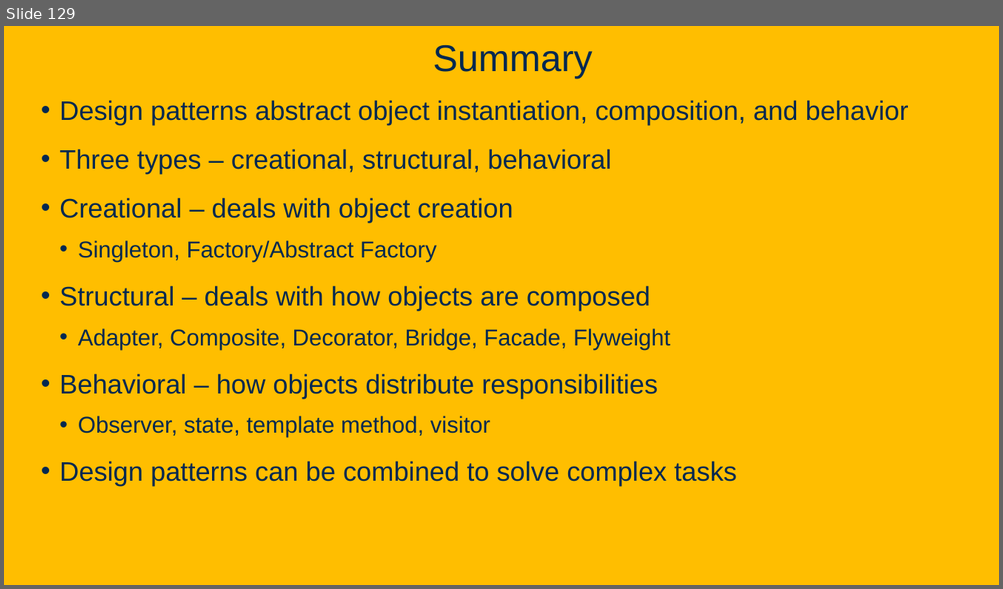
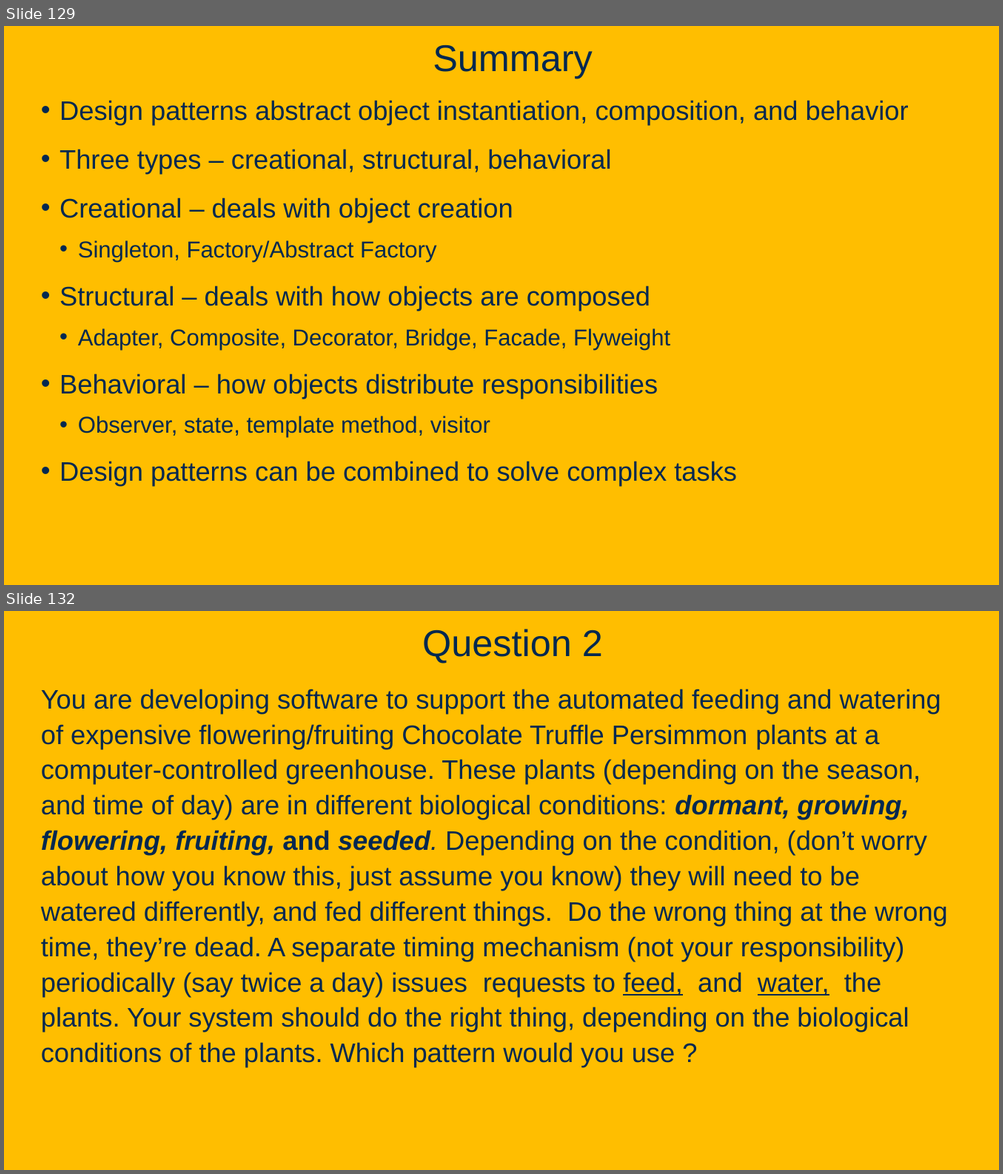
Before and after one commit to davsec-teaching/ecs160-f25, a slide deck: slides/8_design_patterns.pptx. Shown one above the other, each under a label of ours: slide 129 before the commit, slides 129 and 132 after it; the slides between them are not shown. The pictures are 1003x589 and 1003x1174 pixels, drawn with LibreOffice and Linux fonts; fonts in the diff are those of the drawing; background and template pictures are left out. Boxes give left, top, right and bottom in pixels: in the first picture for what was removed or moved away, otherwise in the second. Text is boxed around its words. In the diff, an @@ line names an element or a change of style, - is before the commit and + after.

Commit message:
updates to security and design pattern slides

```diff
--- a/slides/8_design_patterns.pptx
+++ b/slides/8_design_patterns.pptx
@@ slide 132 added at (x1=4, y1=611, x2=999, y2=1170), background picture (left out) @@
@@ title added at (x1=422, y1=629, x2=603, y2=664), 36 pt, text #022850 @@
+Question 2
@@ text added at (x1=41, y1=689, x2=948, y2=1068), 25.9 pt, text #022850 @@
+You are developing software to support the automated feeding and watering of expensive flowering/fruiting Chocolate Truffle Persimmon plants at a computer-controlled greenhouse. These plants (depending on the season, and time of day) are in different biological conditions: dormant, growing, flowering, fruiting, and seeded. Depending on the condition, (don’t worry about how you know this, just assume you know) they will need to be watered differently, and fed different things. Do the wrong thing at the wrong time, they’re dead. A separate timing mechanism (not your responsibility) periodically (say twice a day) issues requests to feed, and water, the plants. Your system should do the right thing, depending on the biological conditions of the plants. Which pattern would you use ?
```
Also in this commit, not shown: 3 other slides added, 1 other file.
